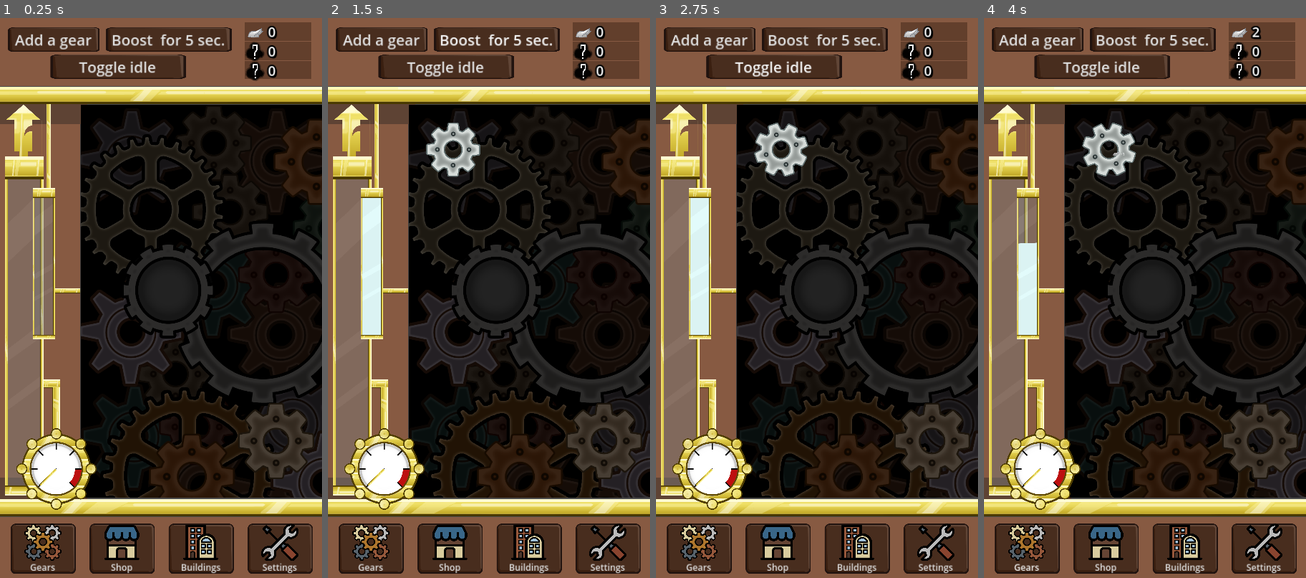
Above: before the commit, frames 1-4 (left to right).
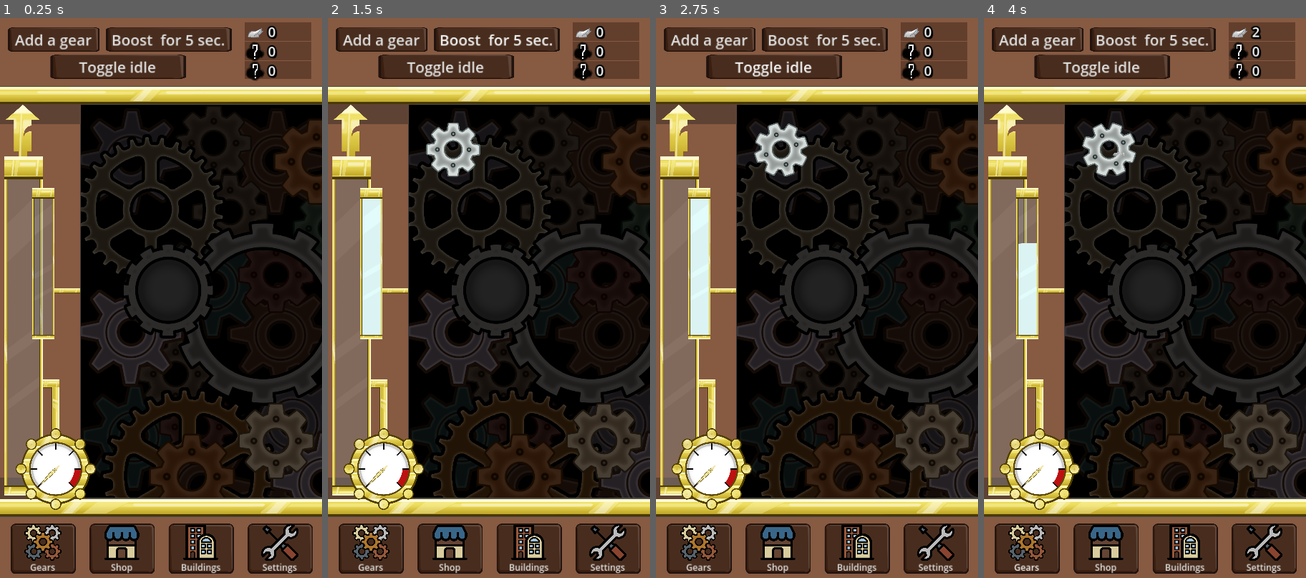
Above: after the commit, the same moments.

Repository: IIS-Mobile/PGiAnUP_zima_2024_stacjonarne_Catblast_Studio
Game: Godot game, scene res://scenes/main.tscn
The game is run twice, just before and just after one commit, with the same random seed, the same clock (stepped at 60 frames per second) and the same inputs.
Inputs (mouse positions are in pixels of both pictures, inside the frame that each line leads up to):
- Up to frame 1 (0.25 s): no input
- Up to frame 2 (1.5 s): click "Add a gear" at 0.5 s; click "Boost for 5 sec." at 1.25 s
- Up to frame 3 (2.75 s): click "Toggle idle" at 2 s
- Up to frame 4 (4 s): click (1183, 303) at 2.75 s; click "Gears" at 3.5 s

The runs differ from the first frame. In frame 1, 2.3% of the frame differs, in the area x 1-30%, y 15-88%; in frame 2, 2.0%; in frame 3, 2.0%; in frame 4, 2.1%.

Commit message:
New gauge hand image

Diff:
--- a/global.gd
+++ b/global.gd
@@ -19,7 +19,7 @@
 var idle = false
 var phases := []
 var speed_multiplier := 1.0
-var speed := 0.0
+var speed := 0.0 # DO NOT CHANGE, SPEED DEPENDS ON speed_multiplier
 var buffer := 0.0
 var count := 0
 
--- a/scenes/gears_view.tscn
+++ b/scenes/gears_view.tscn
@@ -28,10 +28,6 @@
 
 [node name="SteamChamber" parent="Panel/ColorRect" instance=ExtResource("1_dfyvd")]
 layout_mode = 1
-anchors_preset = 5
-anchor_top = 0.0
-anchor_bottom = 0.0
-grow_vertical = 1
 
 [node name="BottomEmblem" type="ColorRect" parent="Panel"]
 layout_mode = 1
--- a/scenes/steam_chamber.gd
+++ b/scenes/steam_chamber.gd
@@ -3,8 +3,8 @@
 var iterator = 0.01
 var index = 0
 
-const MAX_GAUGE_ANGLE: float = 45.0
-var MIN_GAUGE_ANGLE: float = -225.0
+const MAX_GAUGE_ANGLE: float = 135.0
+var MIN_GAUGE_ANGLE: float = -135.0
 
 func _ready() -> void:
 	Global.connect("release_steam", release_steam)
--- a/scenes/steam_chamber.tscn
+++ b/scenes/steam_chamber.tscn
@@ -6,6 +6,7 @@
 [ext_resource type="Texture2D" uid="uid://byckpqhprfxh1" path="res://assets/art/ui/glasspane.png" id="3_l1cx2"]
 [ext_resource type="Texture2D" uid="uid://hpqsico8imbj" path="res://assets/art/ui/golden_bar1.png" id="4_fd6e0"]
 [ext_resource type="Texture2D" uid="uid://bl2dhl487d5el" path="res://assets/art/ui/steam_gauge2.png" id="6_fcbwt"]
+[ext_resource type="Texture2D" uid="uid://covhfluqnllif" path="res://assets/art/ui/gauge_hand.png" id="7_8udgl"]
 
 [sub_resource type="Curve" id="Curve_wfnoe"]
 min_value = -360.0
@@ -38,14 +39,16 @@
 
 [node name="Container" type="Control" parent="Panel"]
 layout_mode = 1
-anchors_preset = 1
+anchors_preset = 3
 anchor_left = 1.0
+anchor_top = 1.0
 anchor_right = 1.0
-offset_left = -228.172
-offset_top = 260.352
-offset_right = 3.82837
-offset_bottom = 1029.35
+anchor_bottom = 1.0
+offset_left = -232.0
+offset_top = -579.042
+offset_bottom = 189.956
 grow_horizontal = 0
+grow_vertical = 0
 
 [node name="GaugeConnector1" type="Sprite2D" parent="Panel/Container"]
 position = Vector2(296.125, 938.424)
@@ -141,12 +144,6 @@
 scale = Vector2(1.02336, 1.25463)
 texture = ExtResource("3_l1cx2")
 
-[node name="GoldenBar6" type="Sprite2D" parent="Panel/Container/ProgressBar2"]
-position = Vector2(167.556, -356.191)
-rotation = 1.57079
-scale = Vector2(0.344756, 0.266648)
-texture = ExtResource("4_fd6e0")
-
 [node name="GoldenBar2" type="Sprite2D" parent="Panel/Container/ProgressBar2"]
 position = Vector2(10.0426, 588.625)
 rotation = -1.57079
@@ -181,8 +178,8 @@
 texture = ExtResource("6_fcbwt")
 
 [node name="GaugeHand" type="Sprite2D" parent="Panel/Container/SteamGauge"]
-position = Vector2(0.0706894, 0)
-rotation = -3.92699
-scale = Vector2(0.121846, 0.155358)
-texture = ExtResource("4_fd6e0")
-offset = Vector2(1000, 0)
+position = Vector2(0.00063324, -0.0205972)
+rotation = -2.35619
+scale = Vector2(0.676819, 0.862968)
+texture = ExtResource("7_8udgl")
+offset = Vector2(0, -110)
Binary file added: assets/art/ui/gauge_hand.png
Not shown, added: assets/art/ui/gauge_hand.png.import
Not shown: 1 places in scenes/steam_chamber.tscn that only renumber resources
